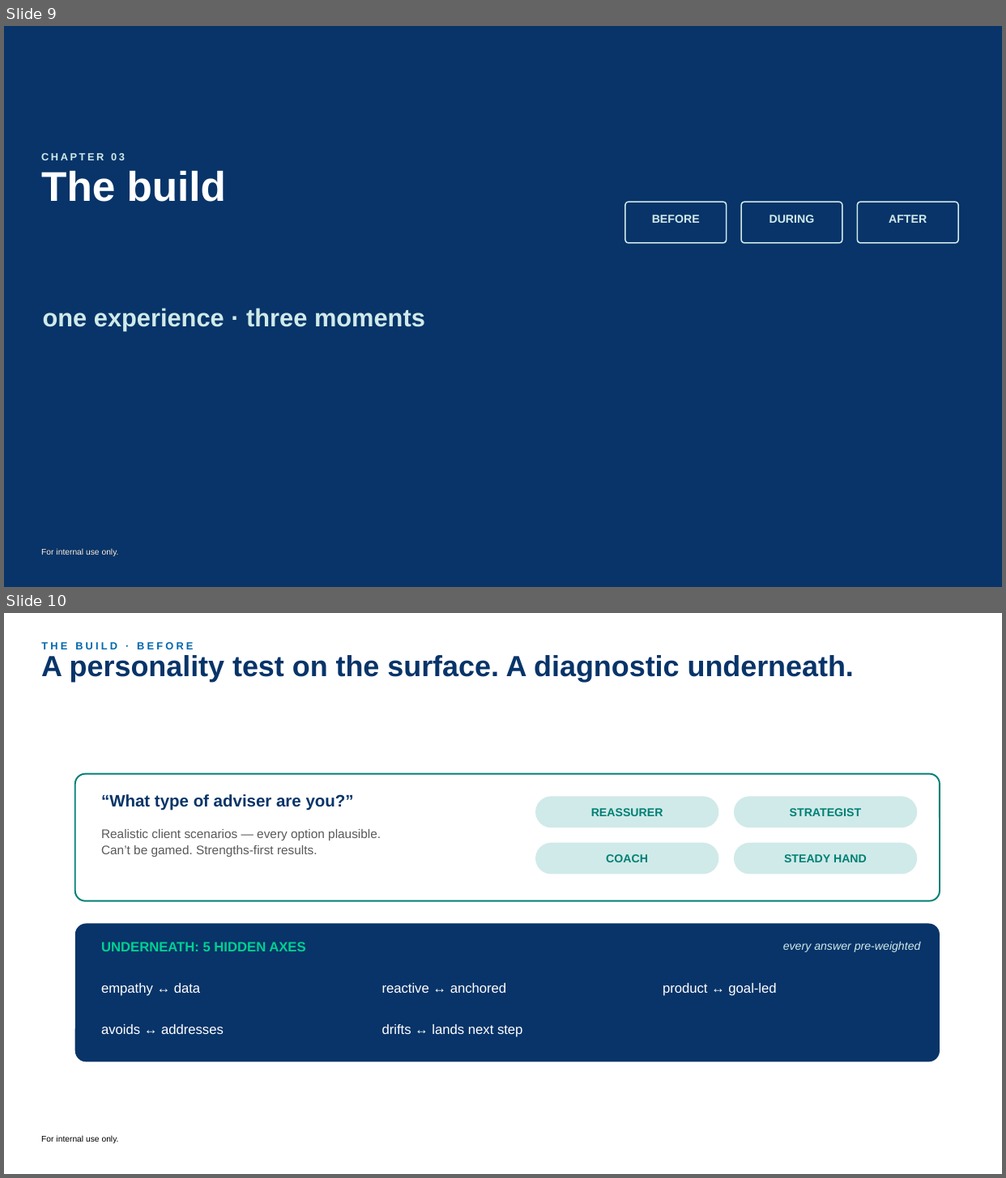
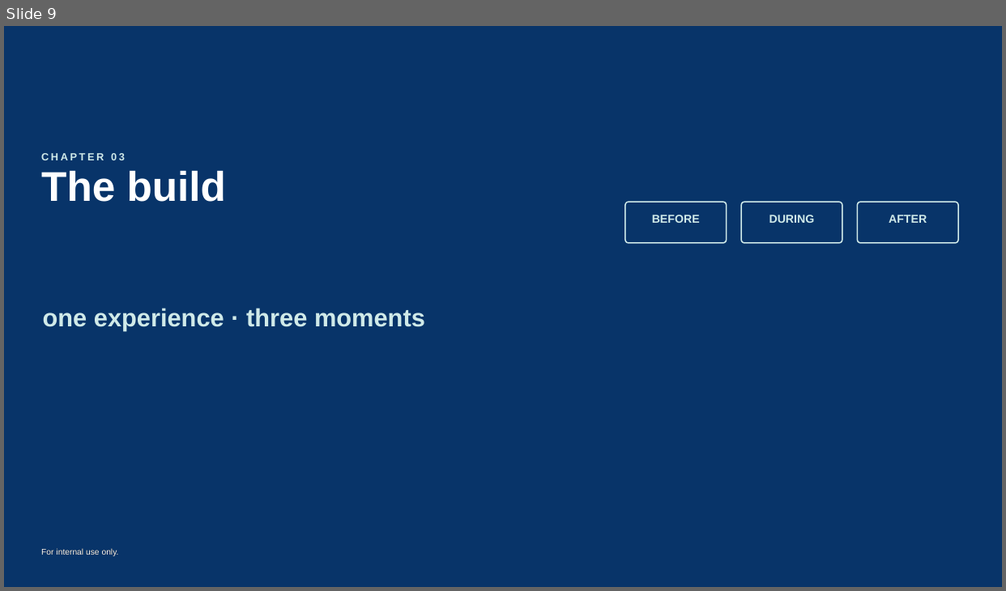
Before and after one commit to cheesin30/decisionframework, a slide deck: outputs/LTI_Learning_Experience_Capital_Learning.pptx. Shown one above the other, each under a label of ours: slides 9 and 10 before the commit, slide 9 after it. The pictures are 1006x1178 and 1006x591 pixels, drawn with LibreOffice and Linux fonts; fonts in the diff are those of the drawing. Boxes give left, top, right and bottom in pixels: in the first picture for what was removed or moved away, otherwise in the second. Text is boxed around its words. In the diff, an @@ line names an element or a change of style, - is before the commit and + after.

```diff
--- a/outputs/LTI_Learning_Experience_Capital_Learning.pptx
+++ b/outputs/LTI_Learning_Experience_Capital_Learning.pptx
@@ slide 10 removed at (4,613,1002,1174), background #FFFFFF; not listed: 1 template element that a slide beside it also shows @@
@@ title removed at (41,655,854,682) @@
-A personality test on the surface. A diagnostic underneath.
@@ text removed at (41,642,193,649) @@
-THE BUILD · BEFORE
@@ rounded rectangle removed at (75,774,940,901) @@
@@ text removed at (101,794,354,811) @@
-“What type of adviser are you?”
@@ rounded rectangle removed at (535,796,719,828) @@
-REASSURER
@@ rounded rectangle removed at (734,796,918,828) @@
-STRATEGIST
@@ text removed at (101,829,381,857) @@
-Realistic client scenarios — every option plausible.
-Can’t be gamed. Strengths-first results.
@@ rounded rectangle removed at (535,843,719,875) @@
-COACH
@@ rounded rectangle removed at (734,843,918,875) @@
-STEADY HAND
@@ rounded rectangle removed at (75,924,940,1063) @@
@@ text removed at (101,942,305,952) @@
-UNDERNEATH: 5 HIDDEN AXES
@@ text removed at (783,941,921,952) @@
-every answer pre-weighted
@@ text removed at (101,983,200,996) @@
-empathy ↔ data
@@ text removed at (382,983,506,993) @@
-reactive ↔ anchored
@@ text removed at (663,983,776,996) @@
-product ↔ goal-led
@@ text removed at (101,1024,224,1034) @@
-avoids ↔ addresses
@@ text removed at (382,1024,522,1037) @@
-drifts ↔ lands next step
```
Also in this commit, not shown: 4 slides changed, 3 slides added, 3 other slides removed.
